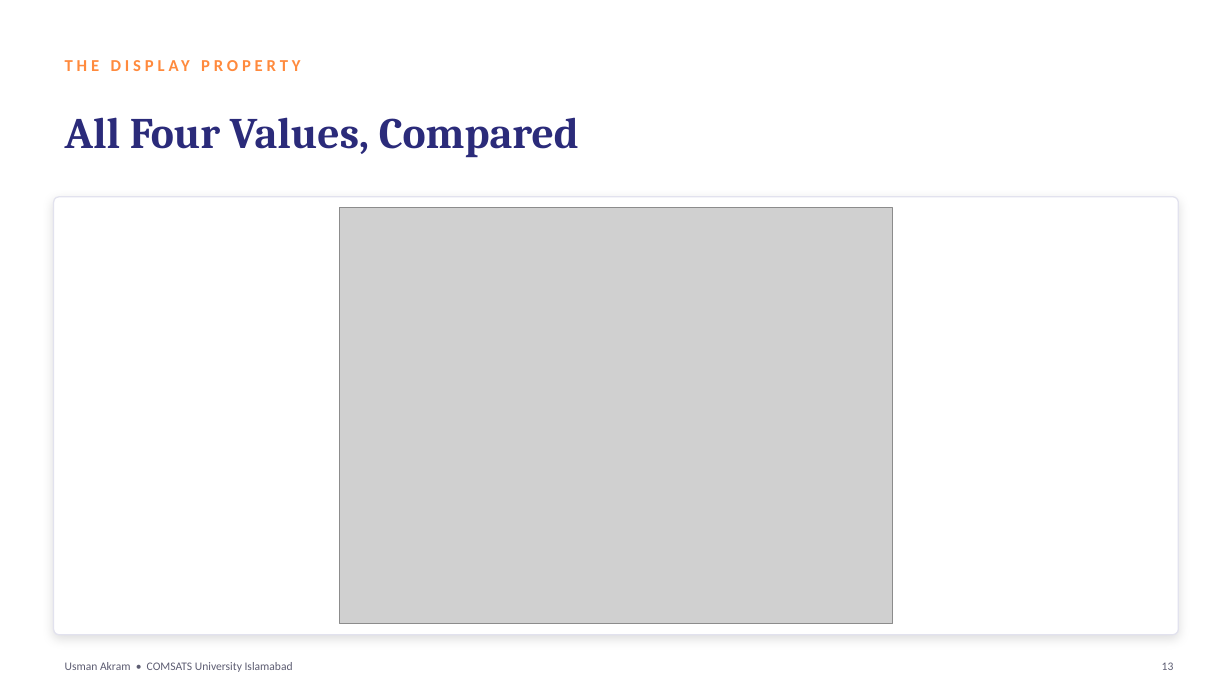
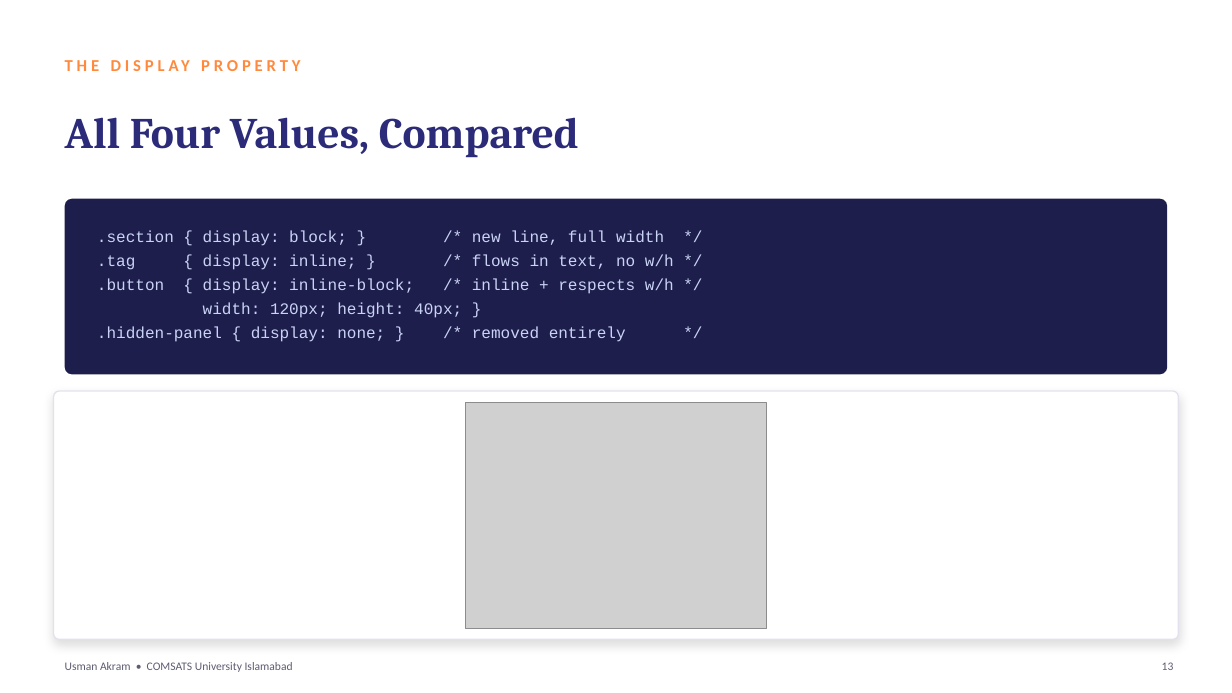
Before and after one commit to mua22/mern-web-book, a slide deck: slide 13 of slides/CSC336-Lecture-06-CSS-Box-Model-and-Display.pptx. Drawn at 1232x693 pixels with LibreOffice and Linux fonts; fonts in the diff are those of the drawing; grey boxes stand for pictures. Boxes give left, top, right and bottom in pixels: in the first picture for what was removed or moved away, otherwise in the second. Text is boxed around its words. In the diff, an @@ line names an element or a change of style, - is before the commit and + after.

```diff
--- a/slides/CSC336-Lecture-06-CSS-Box-Model-and-Display.pptx
+++ b/slides/CSC336-Lecture-06-CSS-Box-Model-and-Display.pptx
@@ rounded rectangle added at (65, 199, 1167, 374), fill #1E1E4C @@
@@ text added at (97, 230, 674, 342), 12.5 pt, text #C9D3F5 @@
+.section { display: block; } /* new line, full width */
+.tag { display: inline; } /* flows in text, no w/h */
+.button { display: inline-block; /* inline + respects w/h */
+width: 120px; height: 40px; }
+.hidden-panel { display: none; } /* removed entirely */
@@ rounded rectangle: place and size @@
-rounded rectangle at (54, 197, 1178, 635)
+rounded rectangle at (54, 391, 1178, 640)
@@ rounded rectangle at (54, 391, 1178, 640): proportions changed @@
@@ picture: place and size @@
-picture at (339, 208, 893, 624)
+picture at (466, 402, 767, 628)
```
Also in this commit, not shown: 7 other slides changed, 2 other files.
